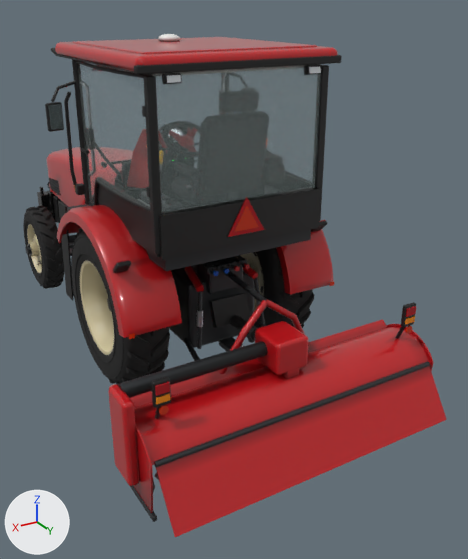
Before and after pictures for a commit that changed the glTF model tools/tractor/tractor_yt.glb.
Rendered twice from a 50 mm lens placed at (2.27, 4.48, 2.86), pointed at (-0.41, 0.02, 0.63). Lighting does not change. The marker at lower left points along +X, +Y and +Z. The older version comes first. Where no turn or scale is listed for an object, it has been applied to the vertices. Vertices at exactly the same position are counted once.

The first picture shows 'Body', 'Flap', 'Glass', 'Interior', 'Rotary', 'WheelFL', 'WheelRL', 'WheelRR' and 1 more.
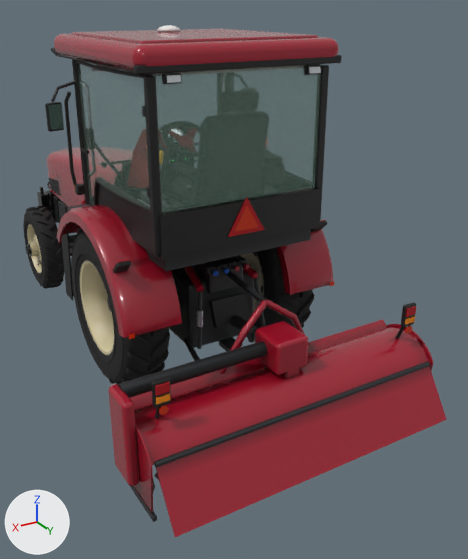
What changed in the scene script:
```text
Change mat_paint_red:
    where n2 = _N.new('ShaderNodeMix'); n2.name = 'Mix'
    n2.inputs[7].default_value: (0.546, 0.007, 0.011, 1.0) -> (0.366, 0.00605, 0.0232, 1.0)  # 'B', red #c3141b -> 'B', red #a3122a
Change mat_glass:
    mat_glass.base_color: (0.456, 0.565, 0.552) -> (0.275, 0.451, 0.361)  # light grey #b4c6c4 -> greyish green #8fb3a2
    mat_glass.alpha: 0.16 -> 0.2
Change me_body:
    used by ob_body; location = (0.0, 0.0, 0.0)
    remove me_body.from_pydata(...)  # 11531 vertices, 22086 faces; spans x -0.93..0.93, y -3.08..0.88, z 0.3..2.63
    add me_body.from_pydata(...)  # 12141 vertices, 23278 faces; spans x -0.93..0.93, y -3.08..0.88, z 0.3..2.69
    me_body part 1: 767 vertices moved from x -0.74..0.74, y -0.75..0.87, z 2.48..2.63 to x -0.75..0.75, y -0.76..0.87, z 2.48..2.69; 689 vertices removed from x -0.77..0.74, y -0.75..0.87, z 1.59..2.62; 877 vertices added at x -0.75..0.75, y -0.76..0.88, z 2.48..2.65
    me_body part 2: 3542 kept faces spanning x -0.92..0.92, y -3.08..0.88, z 0.34..2.69 get new vertex colours
    other edits to the shape of me_body do not show in these pictures
```

Changed parts and their boxes (x1, y1, x2, y2) in the pictures (468 x 559 px; the box of a moved part takes in the faces that stretch with it):
'Body', surface changed, reshaped: before (37, 34, 342, 351); after (37, 25, 342, 351)
'Glass', recoloured, surface changed: (86, 62, 316, 205) in both
'Rotary', surface changed: (108, 298, 434, 512) in both
'Flap', surface changed: (154, 361, 447, 537) in both
part 1 of me_body, moved or reshaped: before (55, 34, 338, 72); after (54, 25, 339, 71)
part 2 of me_body, recoloured: before (49, 35, 339, 351); after (49, 25, 339, 351)
